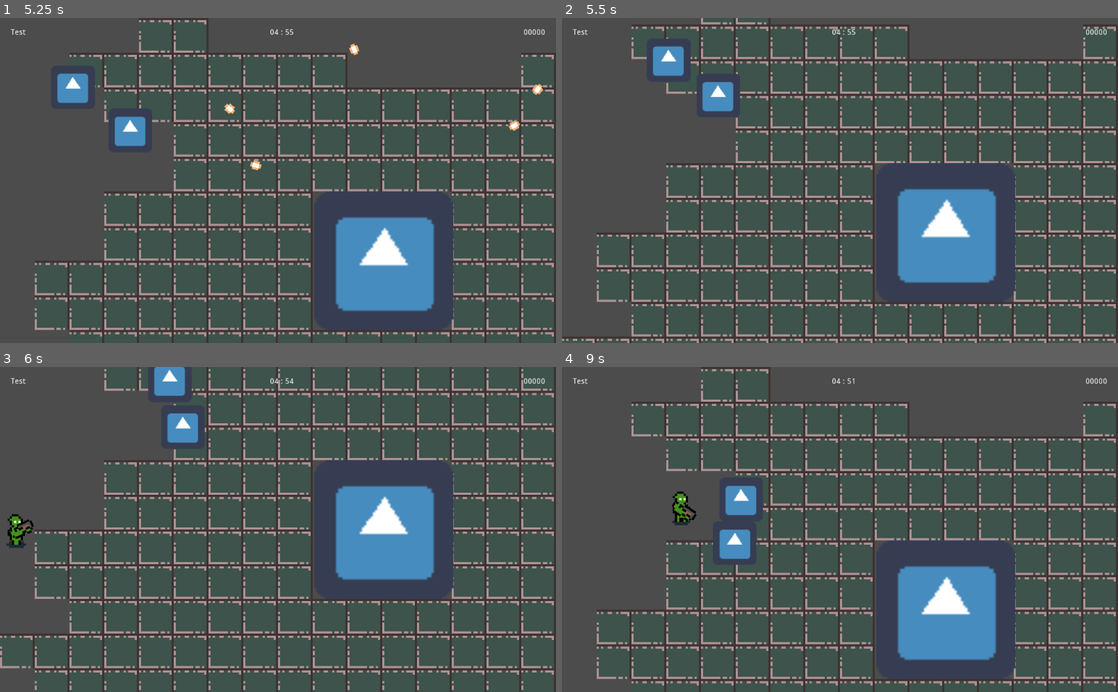
Above: before the commit, frames 1-4 (two rows, left to right).
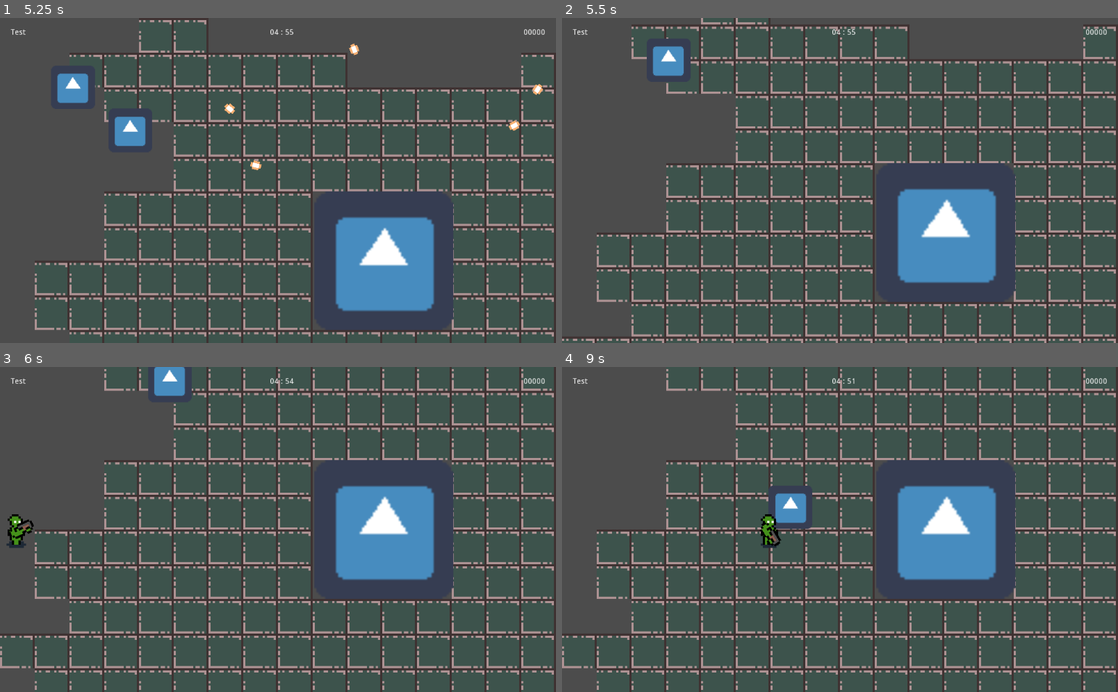
Above: after the commit, the same moments.

Repository: jimmyjonezz/Annigilation
Game: Godot game, scene res://Main/Main.tscn
The game is run twice, just before and just after one commit, with the same random seed, the same clock (stepped at 60 frames per second) and the same inputs. The engine's default icon, where the game draws it, is replaced by a stand-in: a white triangle on a blue panel in a dark square.
Inputs (mouse positions are in pixels of both pictures, inside the frame that each line leads up to):
- Up to frame 1 (5.25 s): move the mouse to (400, 164) at 0.52 s; hold Right (ui_right) 0.53-1.28 s; tap Enter at 1.25 s; move the mouse to (166, 196) at 1.27 s; hold Down (ui_down) 1.28-2.03 s; move the mouse to (333, 109) at 2.02 s; hold Right (ui_right) 2.03-2.78 s; move the mouse to (250, 245) at 2.77 s; hold Up (ui_up) 2.78-3.53 s; move the mouse to (444, 229) at 3.52 s; hold Left (ui_left) 3.53-5.03 s; move the mouse to (111, 131) at 4.27 s; move the mouse to (305, 180) at 5.02 s; hold Down (ui_down) from 5.03 s (still down)
- Up to frame 2 (5.5 s): keep holding Down (ui_down)
- Up to frame 3 (6 s): move the mouse to (194, 448) at 5.77 s; release Down (ui_down) at 5.78 s; hold Right (ui_right) from 5.78 s (still down)
- Up to frame 4 (9 s): move the mouse to (962, 513) at 6.52 s; release Right (ui_right) at 6.53 s; hold Up (ui_up) 6.53-7.28 s; move the mouse to (728, 545) at 7.27 s; hold Right (ui_right) 7.28-8.03 s; move the mouse to (895, 458) at 8.02 s; hold Down (ui_down) 8.03-8.78 s; move the mouse to (812, 594) at 8.77 s; hold Left (ui_left) from 8.78 s (still down)

Frame 1 is identical in both runs. In frame 2, 0.6% of the frame differs, in the area x 24-32%, y 17-31%; in frame 3, 0.5%; in frame 4, 32%, in the area x 0-100%, y 0-100%.

Commit message:
0.5.1
+ chest
+ ammo
+ firstkit

Diff:
--- a/Bullet/Bullet.tscn
+++ b/Bullet/Bullet.tscn
@@ -9,7 +9,7 @@
 
 [node name="Bullet" type="KinematicBody2D"]
 collision_layer = 16
-collision_mask = 13
+collision_mask = 14
 script = ExtResource( 1 )
 
 [node name="Image" type="Sprite" parent="."]
--- a/Player/Player.gd
+++ b/Player/Player.gd
@@ -9,7 +9,10 @@
 
 	#нажимаем клавиши
 	get_input()
-	velocity = move_and_collide(velocity * delta)
+	var collision = move_and_collide(velocity * delta)
+	if collision:
+		if collision.collider.has_method("hitbox"):
+			collision.collider.hitbox()
 
 	#стреляем
 	shooting()
--- a/Props/Ammo/Ammo.gd
+++ b/Props/Ammo/Ammo.gd
@@ -8,6 +8,5 @@
 func _ready():
 	pass # Replace with function body.
 
-# Called every frame. 'delta' is the elapsed time since the previous frame.
-#func _process(delta):
-#	pass
+func hitbox():
+	queue_free()
--- a/Props/Ammo/Ammo.tscn
+++ b/Props/Ammo/Ammo.tscn
@@ -6,6 +6,7 @@
 [sub_resource type="CircleShape2D" id=1]
 
 [node name="Ammo" type="KinematicBody2D"]
+collision_layer = 4
 script = ExtResource( 1 )
 
 [node name="Image" type="Sprite" parent="."]
--- a/Props/Firstkit/Firstkit.gd
+++ b/Props/Firstkit/Firstkit.gd
@@ -8,6 +8,5 @@
 func _ready():
 	pass # Replace with function body.
 
-# Called every frame. 'delta' is the elapsed time since the previous frame.
-#func _process(delta):
-#	pass
+func hitbox():
+	queue_free()
--- a/Props/Firstkit/Firstkit.tscn
+++ b/Props/Firstkit/Firstkit.tscn
@@ -6,6 +6,7 @@
 [sub_resource type="CircleShape2D" id=1]
 
 [node name="Firstkit" type="KinematicBody2D"]
+collision_layer = 4
 script = ExtResource( 1 )
 
 [node name="Image" type="Sprite" parent="."]
--- a/Robots/Kamikaze/Kamikaze.gd
+++ b/Robots/Kamikaze/Kamikaze.gd
@@ -30,3 +30,6 @@
 		velocity = move_and_collide(direction * speed * delta)
 	else:
 		set_process(false)
+
+func hit():
+	queue_free()
--- a/Robots/Kamikaze/Kamikaze.tscn
+++ b/Robots/Kamikaze/Kamikaze.tscn
@@ -6,6 +6,8 @@
 [sub_resource type="CircleShape2D" id=1]
 
 [node name="Kamikaze" type="KinematicBody2D"]
+collision_layer = 2
+collision_mask = 27
 script = ExtResource( 1 )
 
 [node name="Image" type="Sprite" parent="."]
